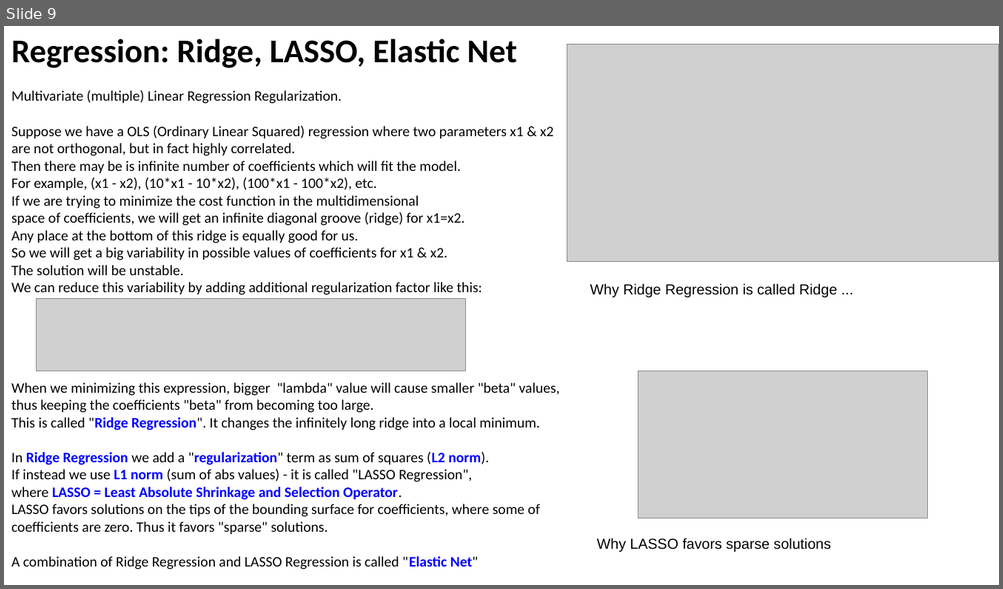
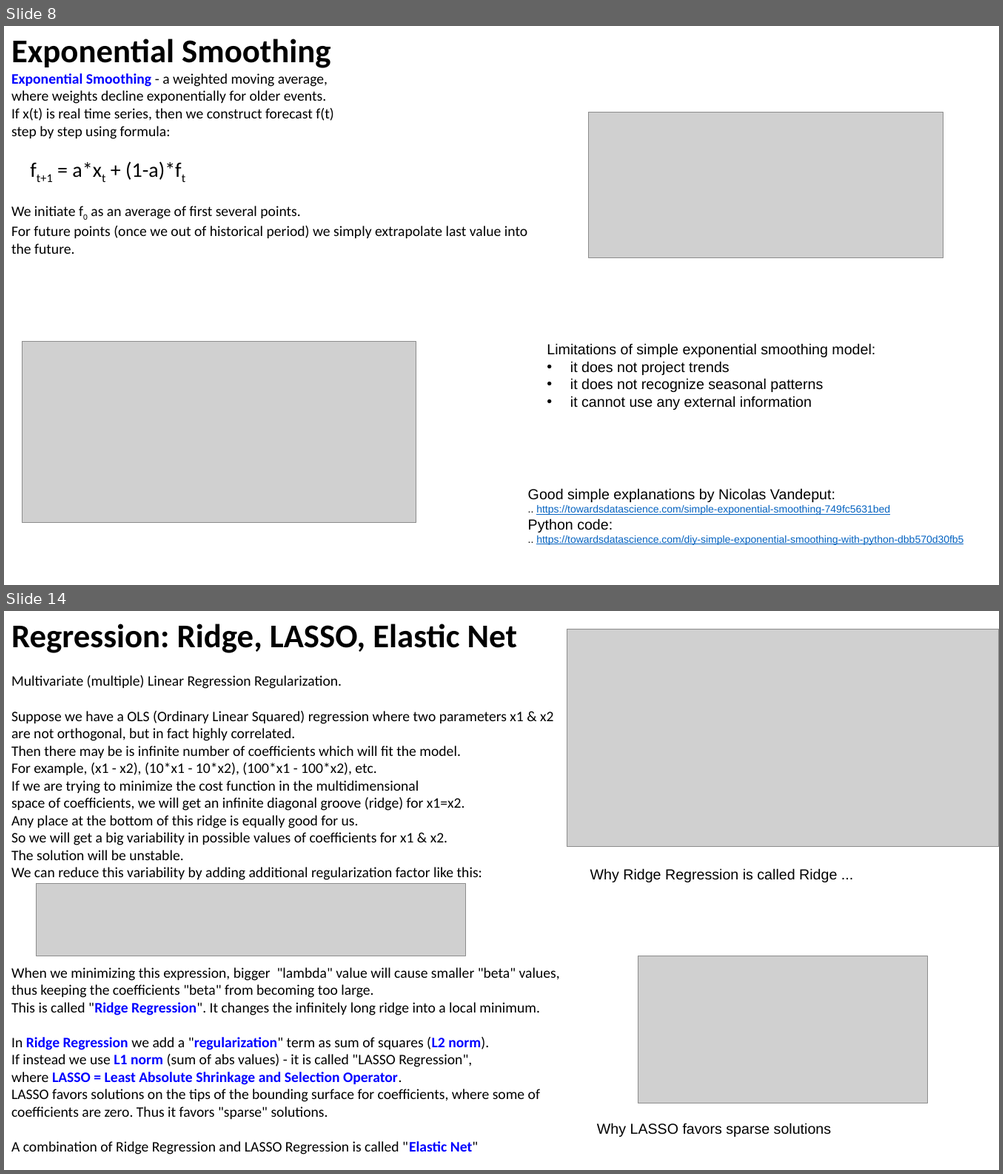
Before and after one commit to lselector/ml_ai_doc, a slide deck: Time_Series_Forecasting.pptx. Shown one above the other, each under a label of ours: slide 9 before the commit, slides 8 and 14 after it; the slides between them are not shown. The pictures are 1003x589 and 1003x1174 pixels, drawn with LibreOffice and Linux fonts; fonts in the diff are those of the drawing; grey boxes stand for pictures. Boxes give left, top, right and bottom in pixels: in the first picture for what was removed or moved away, otherwise in the second. Text is boxed around its words. In the diff, an @@ line names an element or a change of style, - is before the commit and + after.

Commit message:
Time Series Forecasting - added slides

```diff
--- a/Time_Series_Forecasting.pptx
+++ b/Time_Series_Forecasting.pptx
@@ slide 8 added at [4,26,999,585], background #FFFFFF @@
@@ text added at [11,39,527,254], 14 pt, text #000000 @@
+Exponential Smoothing
+Exponential Smoothing - a weighted moving average,
+where weights decline exponentially for older events.
+If x(t) is real time series, then we construct forecast f(t)
+step by step using formula:
+ft+1 = a*xt + (1-a)*ft
+We initiate f0 as an average of first several points.
+For future points (once we out of historical period) we simply extrapolate last value into the future.
@@ picture added at [589,113,943,259] @@
@@ picture added at [22,341,417,523] @@
@@ text added at [546,343,875,410], 14 pt, text #000000 @@
+Limitations of simple exponential smoothing model:
+• it does not project trends
+• it does not recognize seasonal patterns
+• it cannot use any external information
@@ text added at [528,488,963,545], 10 pt, text #0563C1, underline @@
+Good simple explanations by Nicolas Vandeput:
+.. https://towardsdatascience.com/simple-exponential-smoothing-749fc5631bed
+Python code:
+.. https://towardsdatascience.com/diy-simple-exponential-smoothing-with-python-dbb570d30fb5
@@ what was slide 9 is now slide 14 @@
```
Also in this commit, not shown: 3 slides changed, 6 other slides added, 1 other file.
